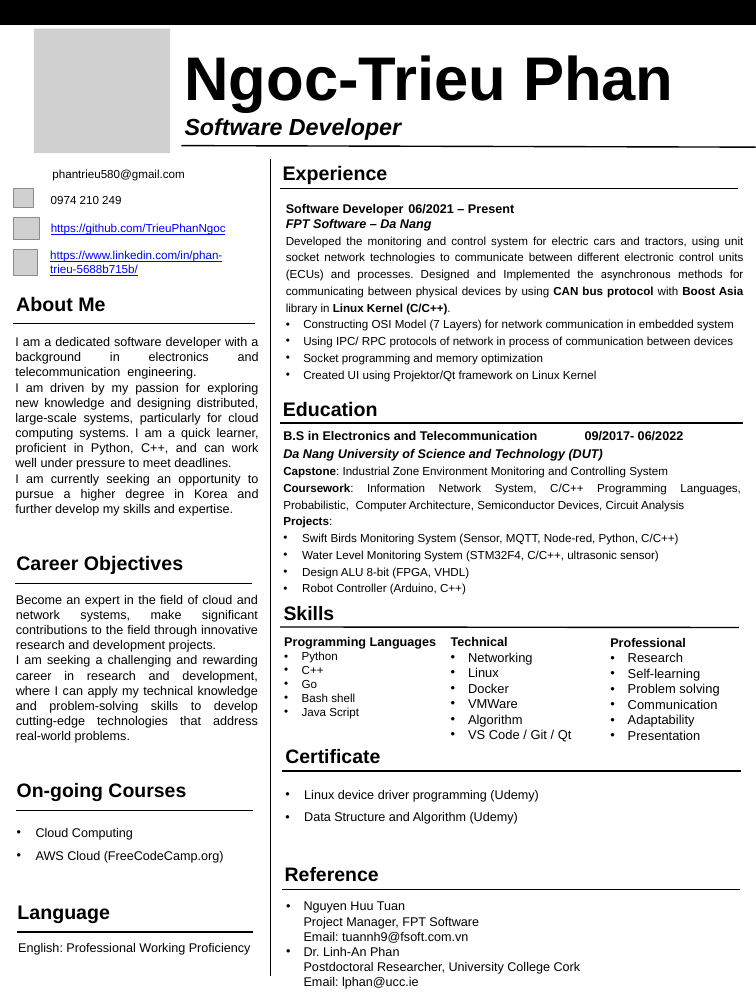
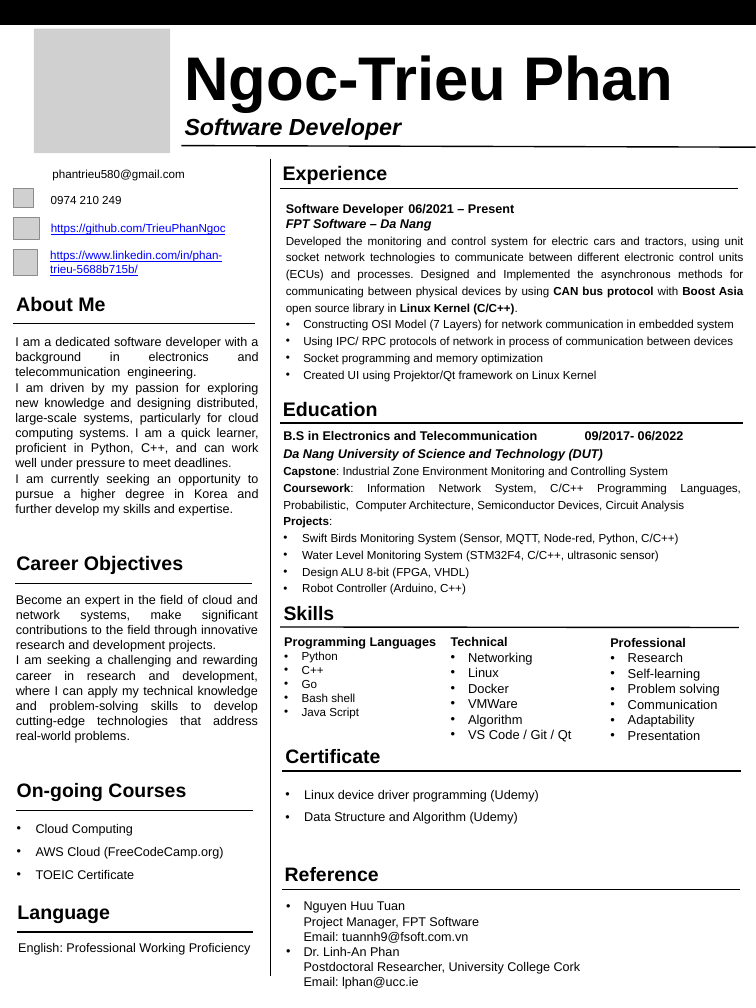
Before and after one commit to TrieuPhanNgoc/_docs_sources, a slide deck: slide 1 of _self/_for_studying/_lab_applying/_DCN_Lab_Soongsil_Univer_Aimed/_edited/NgocTrieu_CV.pptx. Drawn at 756x1008 pixels with LibreOffice and Linux fonts; fonts in the diff are those of the drawing; grey boxes stand for pictures; background and template pictures are left out. Boxes give left, top, right and bottom in pixels: in the first picture for what was removed or moved away, otherwise in the second. Text is boxed around its words. In the diff, an @@ line names an element or a change of style, - is before the commit and + after.

```diff
--- a/_self/_for_studying/_lab_applying/_DCN_Lab_Soongsil_Univer_Aimed/_edited/NgocTrieu_CV.pptx
+++ b/_self/_for_studying/_lab_applying/_DCN_Lab_Soongsil_Univer_Aimed/_edited/NgocTrieu_CV.pptx
@@ text at box(286, 236, 744, 315): text changed @@
-Developed the monitoring and control system for electric cars and tractors, using unit socket network technologies to communicate between different electronic control units (ECUs) and processes. Designed and Implemented the asynchronous methods for communicating between physical devices by using CAN bus protocol with Boost Asia library in Linux Kernel (C/C++).
+Developed the monitoring and control system for electric cars and tractors, using unit socket network technologies to communicate between different electronic control units (ECUs) and processes. Designed and Implemented the asynchronous methods for communicating between physical devices by using CAN bus protocol with Boost Asia open source library in Linux Kernel (C/C++).
@@ text at box(36, 870, 134, 879): paragraph added @@
+• TOEIC Certificate
```
Also in this commit, not shown: 17 other files.
